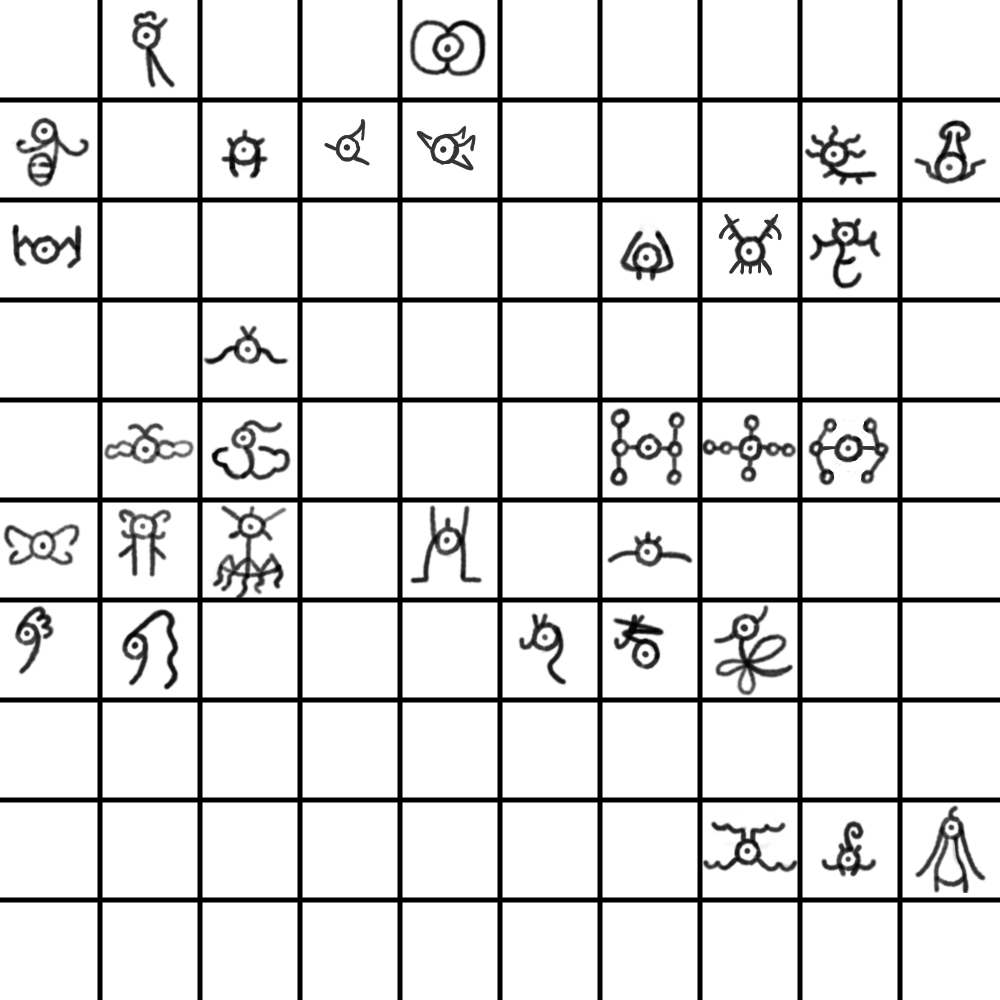
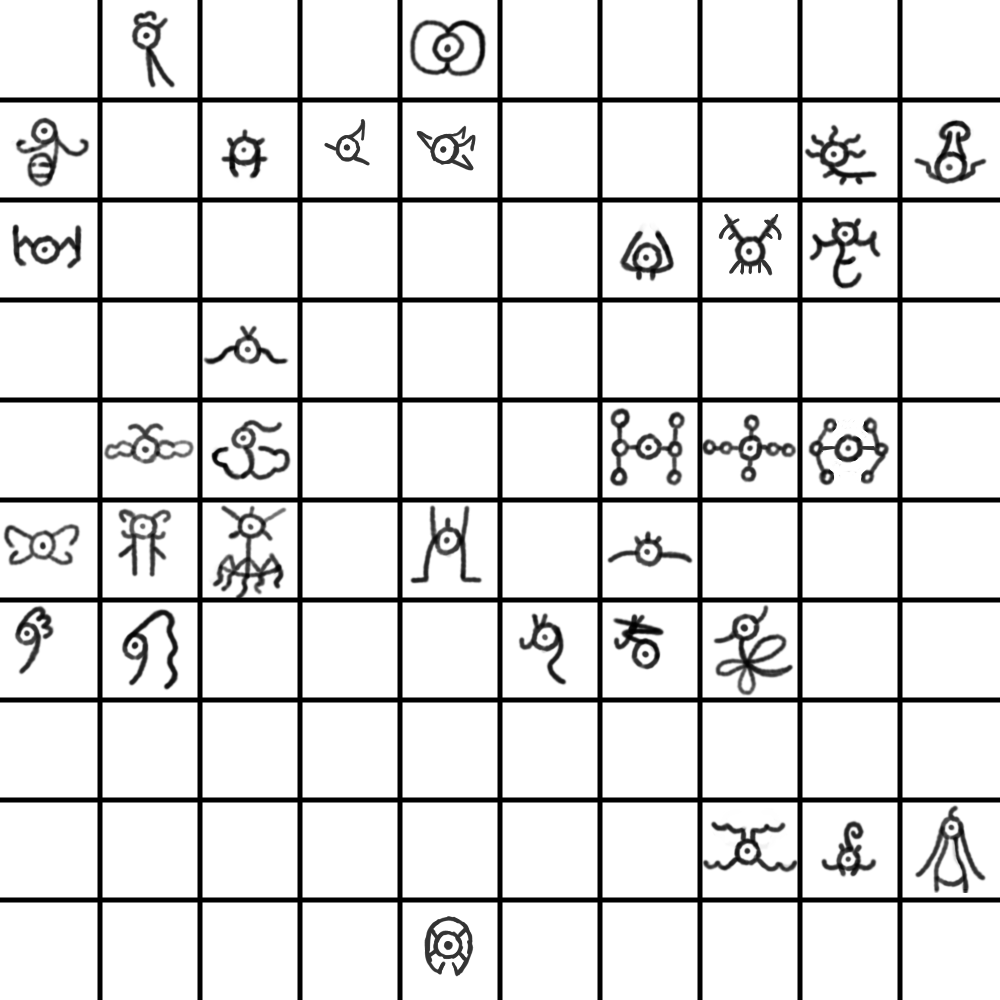
Before/after of a 1000 x 1000 layered artwork. What changed in the layer stack:
painted on "Paint Layer 1" over [left=424, top=916, right=474, bottom=977]
